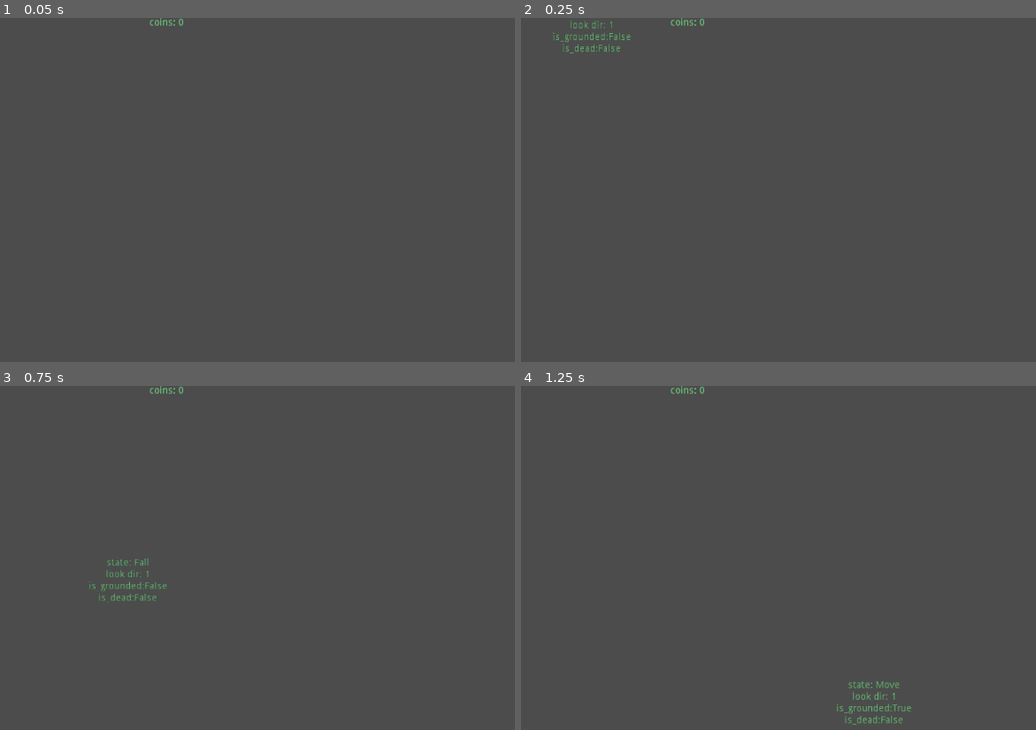
Above: before the commit, frames 1-4 (two rows, left to right).
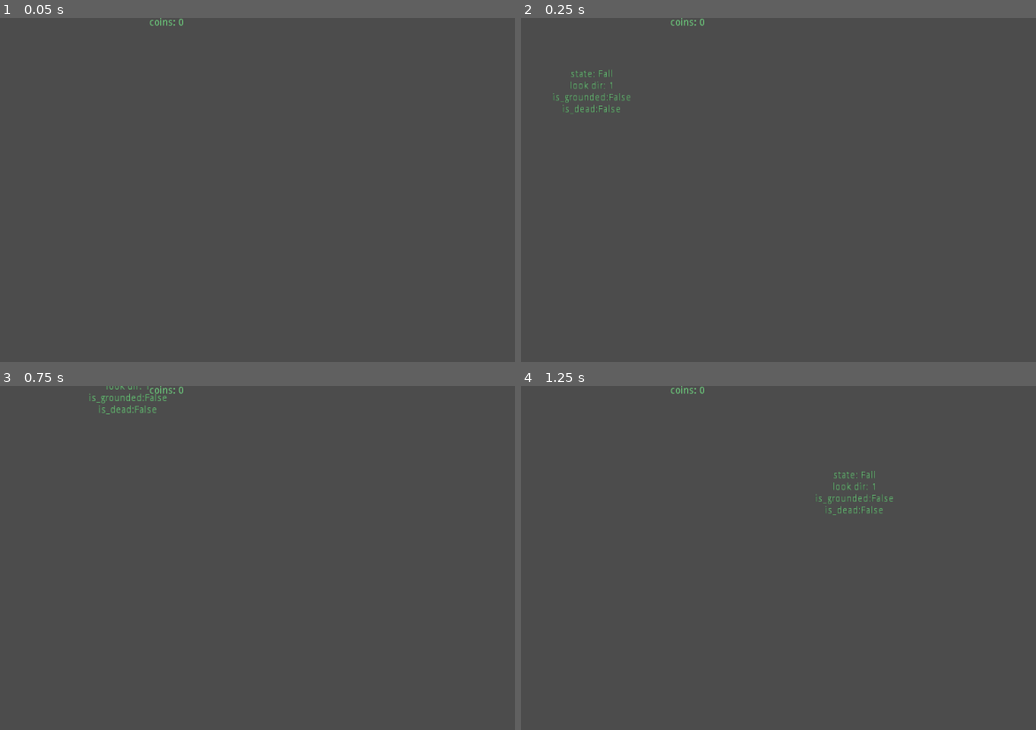
Above: after the commit, the same moments.

Repository: vicious987/slimeboy
Game: Godot game, scene res://Gameworld.tscn
Two runs of this game, one before a commit and one after it. Both use one fixed random seed, a clock stepped at 60 frames per second and the inputs below.
Inputs:
- Up to frame 1 (0.05 s): no input
- Up to frame 2 (0.25 s): no input
- Up to frame 3 (0.75 s): hold D (move_right) from 0.53 s (still down); hold W (jump) from 0.53 s (still down)
- Up to frame 4 (1.25 s): keep holding D (move_right); keep holding W (jump)

Frame 1 is identical in both runs. In frame 2, 0.6% of the frame differs, in the area x 6-22%, y 0-28%; in frame 3, 0.6%; in frame 4, 0.7%, in the area x 57-76%, y 24-99%.

Commit message:
smooth out jump and fall

Diff:
--- a/states/AirState.gd
+++ b/states/AirState.gd
@@ -3,6 +3,10 @@
 
 export var jumps:int = 1
 #var jumps_left:int
+var gravity
+var jump_height = 400
+var jump_speed
+var jump_duration = 0.4
 
 func enter(host:KinematicBody2D) -> void:
 	pass
--- a/states/FallState.gd
+++ b/states/FallState.gd
@@ -3,11 +3,16 @@
 export var horizontal_maneuverability:int = 600
 export(float,0,1) var acc_factor = 0.2
 
+func _ready() -> void:
+	gravity = 2 * jump_height / pow(jump_duration, 2)
+	jump_speed = -sqrt(2 * gravity * jump_height)
+
+
 func enter(host:KinematicBody2D) -> void:
 	pass
 
 func exit(host:KinematicBody2D) -> void:
-	pass
+	player_body.motion.y = 0
 
 func handle_input(event:InputEvent) -> void:
 	if event.is_action_pressed("jump") and owner.double_jump:
@@ -23,6 +28,6 @@
 		else:
 			emit_signal("done", "Idle")
 
-	apply_gravity()
+	player_body.motion.y += gravity * delta
 	player_body.motion.x = lerp(player_body.motion.x, input_direction * horizontal_maneuverability, acc_factor)
 	host.move_and_slide(player_body.motion, Vector2.UP)
--- a/states/Jump.gd
+++ b/states/Jump.gd
@@ -5,22 +5,32 @@
 export var horizontal_maneuverability:float = 600
 export(float,0,1) var acc_factor = 0.2
 
+#var gravity
+#var jump_height = 200
+#var jump_speed
+#var jump_duration = 0.5
+
+func _ready() -> void:
+	gravity = 2 * jump_height / pow(jump_duration, 2)
+	jump_speed = -sqrt(2 * gravity * jump_height)
+
 func enter(host):
 	.enter(host)
-	player_body.motion.y = -final_jump_force
+	player_body.motion.y += jump_speed
 
 func handle_input(event: InputEvent) -> void:
-	if event.is_action_released("jump"):
-		player_body.motion.y = 0
+	return
+	#if event.is_action_released("jump"):
+	#	player_body.motion.y = 0
 
 func update(host:KinematicBody2D, delta):
 	.update(host, delta)
 
+	player_body.motion.y += gravity * delta
+
 	if player_body.motion.y > 0:
 		emit_signal("done", "Fall")
 
-	apply_gravity()
-	#player_body.motion.x = input_direction * horizontal_maneuverability
 	player_body.motion.x = lerp(player_body.motion.x, input_direction * horizontal_maneuverability, acc_factor)
 	host.move_and_slide(player_body.motion, Vector2.UP)
 
